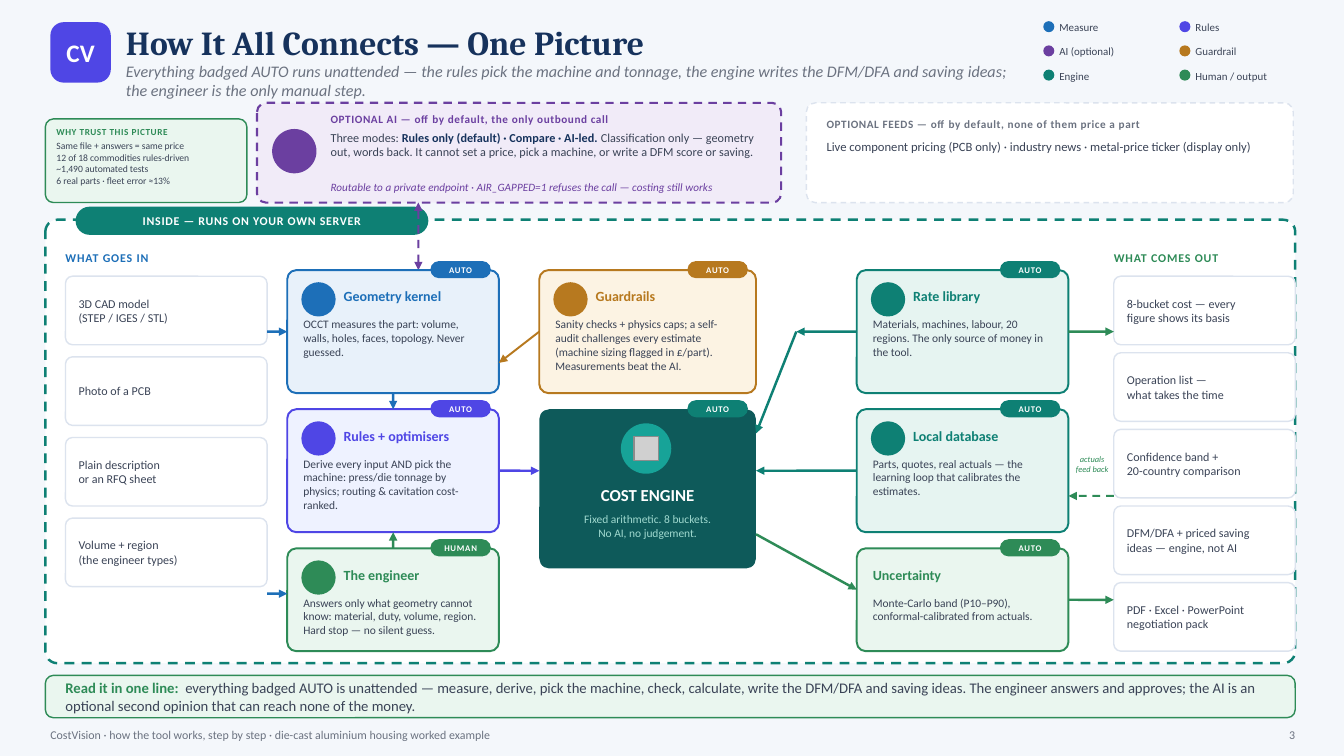
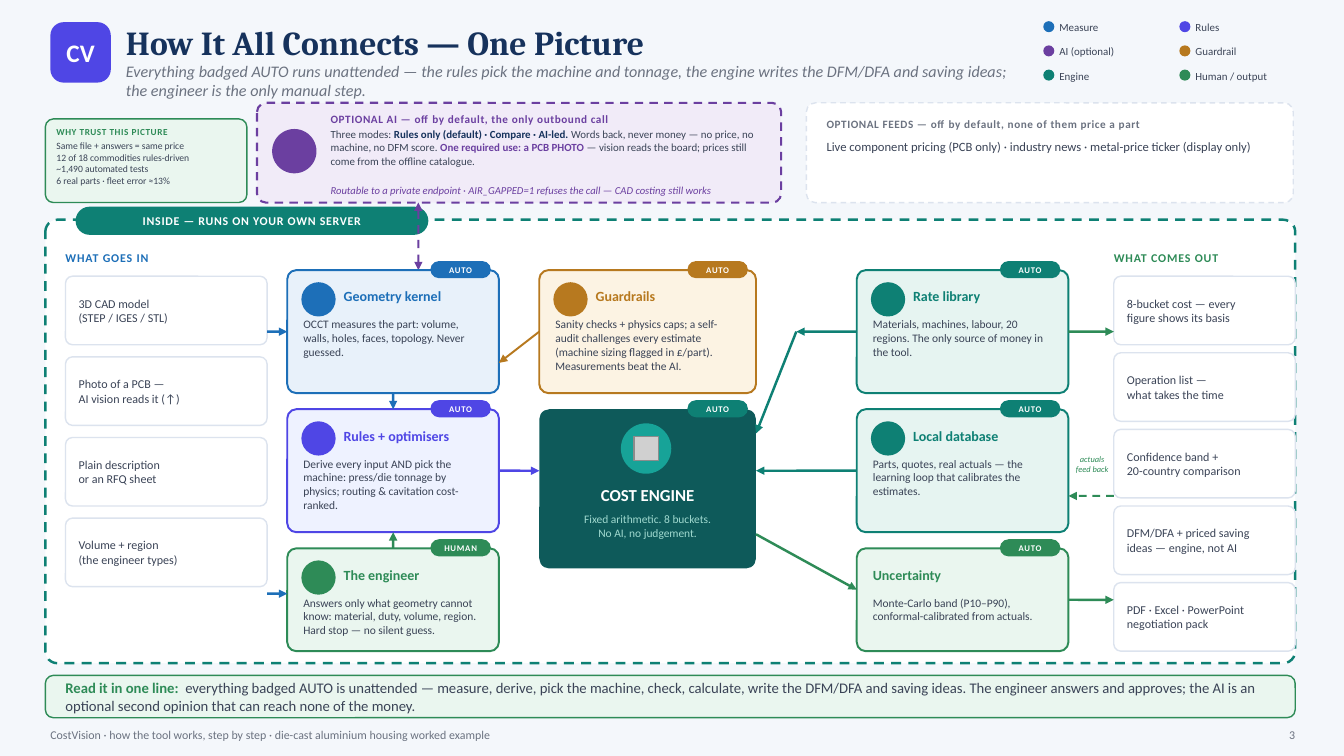
Before and after one commit to bhosaleavinash546/leamington-marathi, a slide deck: slide 3 of CostVision-Workflow-Explained.pptx. Drawn at 1344x756 pixels with LibreOffice and Linux fonts; fonts in the diff are those of the drawing; grey boxes stand for pictures; background and template pictures are left out. Boxes give left, top, right and bottom in pixels: in the first picture for what was removed or moved away, otherwise in the second. Text is boxed around its words. In the diff, an @@ line names an element or a change of style, - is before the commit and + after.

```diff
--- a/CostVision-Workflow-Explained.pptx
+++ b/CostVision-Workflow-Explained.pptx
@@ text at (x1=331, y1=130, x2=753, y2=167): text changed; size 8.7 to 7.8 pt @@
-Three modes: Rules only (default) · Compare · AI-led. Classification only — geometry out, words back. It cannot set a price, pick a machine, or write a DFM score or saving.
+Three modes: Rules only (default) · Compare · AI-led. Words back, never money — no price, no machine, no DFM score. One required use: a PCB PHOTO — vision reads the board; prices still come from the offline catalogue.
@@ text at (x1=331, y1=186, x2=711, y2=196): text changed; size 8 to 7.6 pt @@
-Routable to a private endpoint · AIR_GAPPED=1 refuses the call — costing still works
+Routable to a private endpoint · AIR_GAPPED=1 refuses the call — CAD costing still works
@@ text at (x1=79, y1=379, x2=159, y2=403): text changed @@
-Photo of a PCB
+Photo of a PCB —
+AI vision reads it (↑)
```
Also in this commit, not shown: 1 other file.
